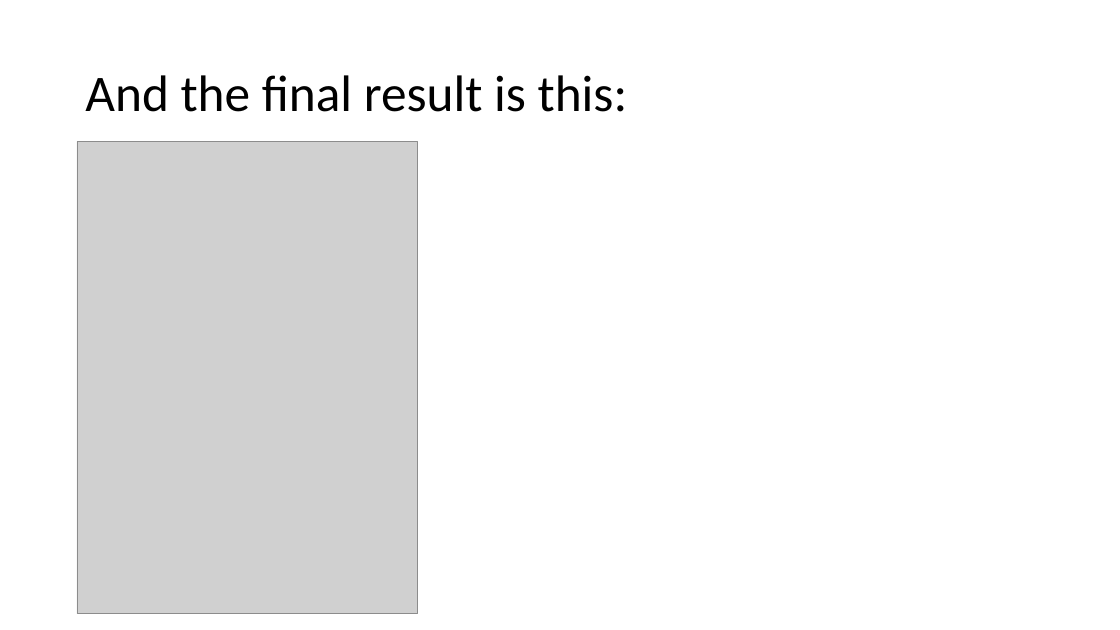
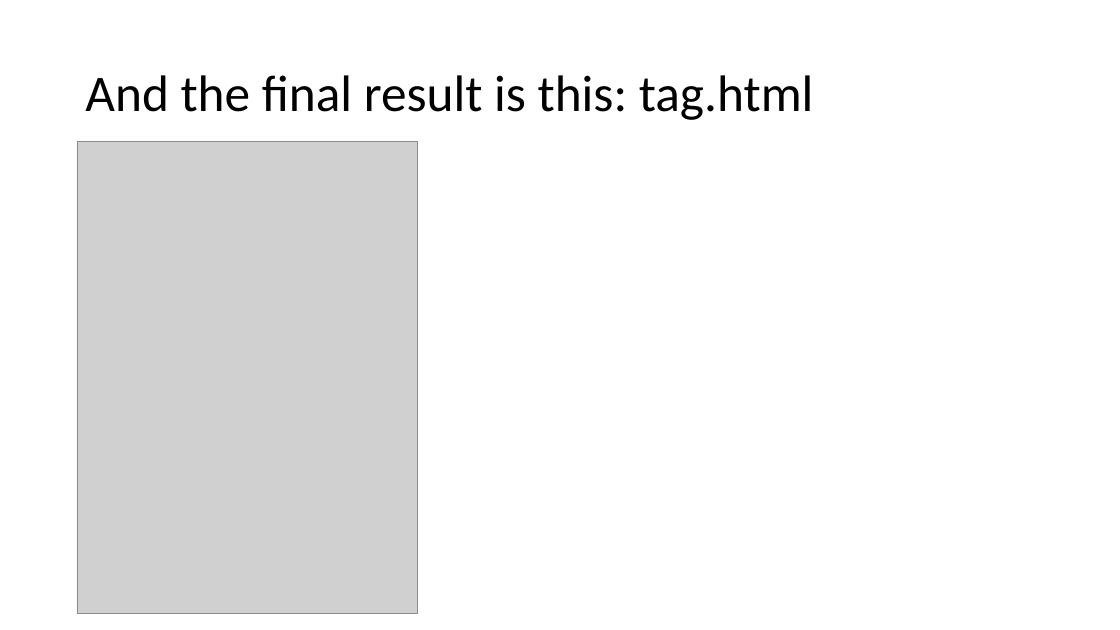
Before and after one commit to fmwestby/IN3110_Group_Sessions, a slide deck: slide 7 of 06_webScrapping/beautifulSoup.pptx. Drawn at 1120x630 pixels with LibreOffice and Linux fonts; fonts in the diff are those of the drawing; grey boxes stand for pictures. Boxes give left, top, right and bottom in pixels: in the first picture for what was removed or moved away, otherwise in the second. Text is boxed around its words. In the diff, an @@ line names an element or a change of style, - is before the commit and + after.

```diff
--- a/06_webScrapping/beautifulSoup.pptx
+++ b/06_webScrapping/beautifulSoup.pptx
@@ title at bbox=[85, 75, 814, 120]: text changed @@
-And the final result is this:
+And the final result is this: tag.html
```
Also in this commit, not shown: 5 other slides changed, 6 slides added, 3 other files.
